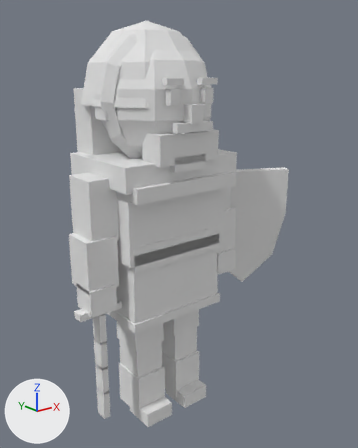
The Blender file art_source/blender/units/blend/franks/swordsman_a1.blend: old version first, new version second.
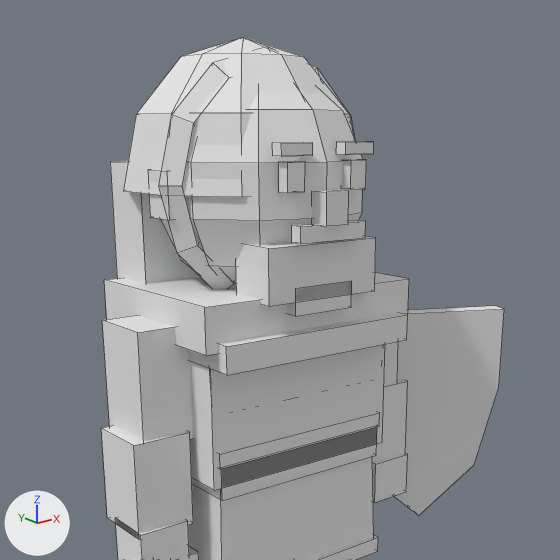
Old and new are each drawn whole from a 50 mm camera at (-1.269, -1.742, 1.591) aimed at (0.137, 0.016, 0.888) and again close up on the part from 4% to 89% of the width and 0% to 68% of the height. Every picture has the same lights, and +X, +Y and +Z are marked at lower left. The first two pictures are the older version. The close-ups show mesh edges as thin lines.

Objects in the first close-up: 'Body'.
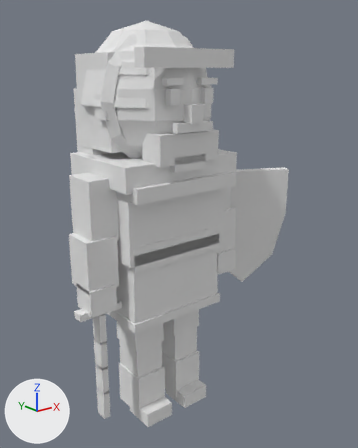
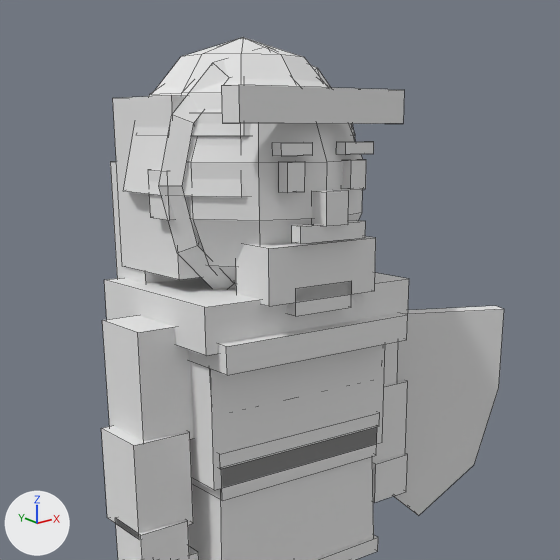
The newer file is also rescaled (x1.01) as a whole; pictures and numbers use the older file's frame.

Diff of the bpy script that builds the scene:
```diff
--- a/art_source/blender/units/blend/franks/swordsman_a1.blend.py
+++ b/art_source/blender/units/blend/franks/swordsman_a1.blend.py
@@ me_body @@
 # used by ob_body; location = (0.0, 0.0, 0.0)
-me_body.from_pydata(...)  # 483 vertices, 404 faces; spans x -0.45..0.68, y -0.27..0.34, z 0.0..1.78
+me_body.from_pydata(...)  # 530 vertices, 447 faces; spans x -0.45..0.68, y -0.27..0.34, z 0.0..1.78
+# me_body part 1: a new loose piece, a box spanning x -0.25..0.25, y -0.03..0.23, z 1.27..1.65, in mat_pe_unitpalette (its picture is missing)
+# me_body part 2: the loose piece of 31 vertices spanning x -0.28..0.28, y -0.22..0.34, z 1.45..1.78 is copied, and the copy is scaled about its middle by (0.897, 0.893, 0.515), then moved by (0.0, -0.01, 0.04); it spans x -0.25..0.25, y -0.2..0.3, z 1.57..1.74
+# me_body part 3: a new loose piece, a box spanning x -0.22..0.22, y -0.235..-0.175, z 1.595..1.665, in mat_pe_unitpalette (its picture is missing)
 me_body.materials.append(mat_pe_unitpalette)
```

Location of each change, (x1, y1, x2, y2) in pixels of the close-ups (560 x 560 px):
part 1 of me_body, added: after (113, 95, 200, 280)
part 2 of me_body, added: after (149, 79, 355, 136)
part 3 of me_body, added: after (221, 85, 404, 124)
